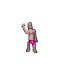
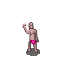
Revision of a layered 72×72 image; what changed, layer by layer:
painted on "worker.png" over [21, 22, 39, 53]
added layer "Shadow" (60%) over [26, 48, 40, 56]
